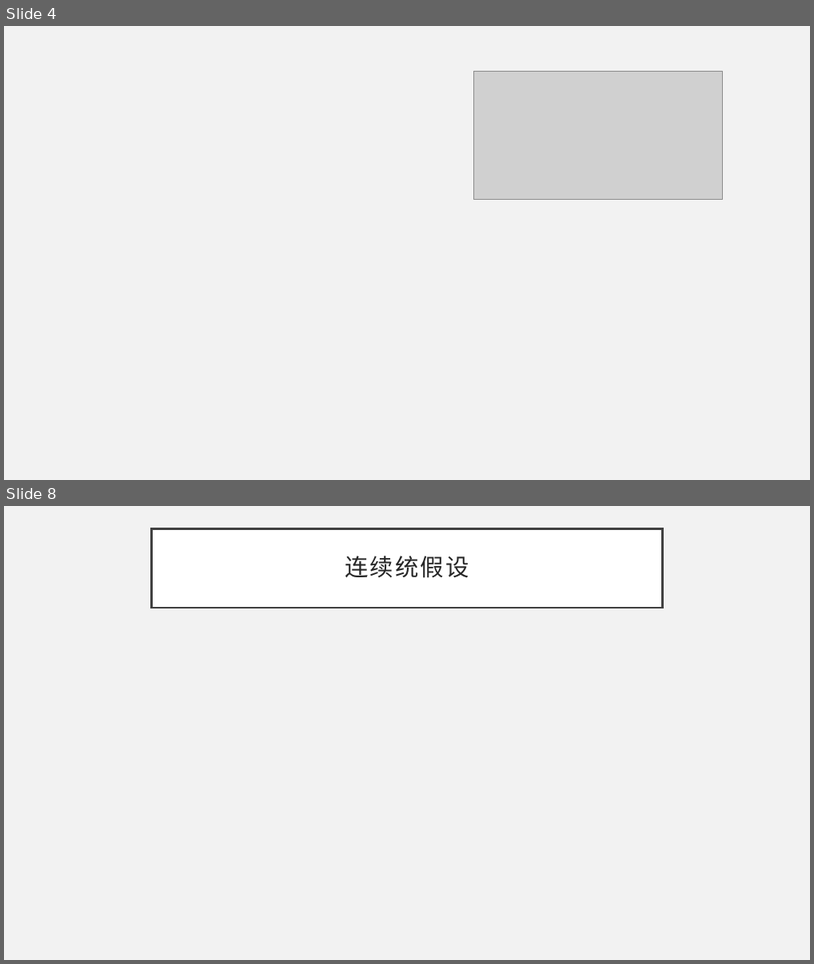
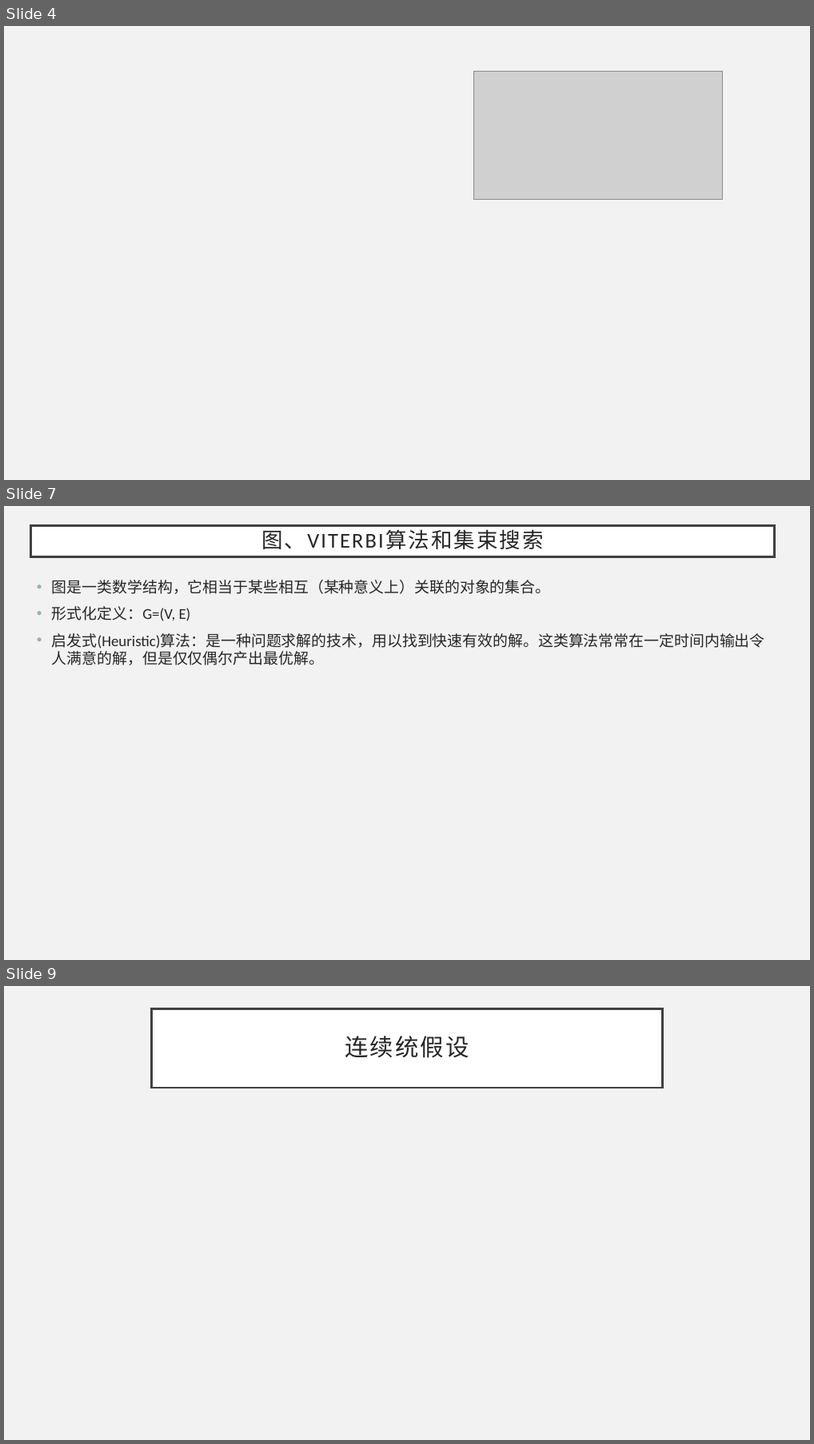
Before and after one commit to HGMT96/my-materials, a slide deck: 语音处理/TTS入门2.pptx. Shown one above the other, each under a label of ours: slides 4 and 8 before the commit, slides 4, 7 and 9 after it; the slides between them are not shown. The pictures are 814x964 and 814x1444 pixels, drawn with LibreOffice and Linux fonts; fonts in the diff are those of the drawing; grey boxes stand for pictures; background and template pictures are left out. Boxes give left, top, right and bottom in pixels: in the first picture for what was removed or moved away, otherwise in the second. Text is boxed around its words. In the diff, an @@ line names an element or a change of style, - is before the commit and + after.

```diff
--- a/语音处理/TTS入门2.pptx
+++ b/语音处理/TTS入门2.pptx
@@ slide 7 added at [4, 506, 810, 960], background #F2F2F2 @@
@@ title added at [30, 525, 775, 557], fill #FFFFFF, outline #404040 2.5 pt, 25.2 pt, text #262626 @@
+图、VITERBI算法和集束搜索
@@ text added at [52, 580, 766, 665], 18 pt, text #262626 @@
+• 图是一类数学结构，它相当于某些相互（某种意义上）关联的对象的集合。
+• 形式化定义：G=(V, E)
+• 启发式(Heuristic)算法：是一种问题求解的技术，用以找到快速有效的解。这类算法常常在一定时间内输出令人满意的解，但是仅仅偶尔产出最优解。
@@ what was slide 8 is now slide 9 @@
```
Also in this commit, not shown: 1 slide changed, 2 other slides added, 2 slides removed.
